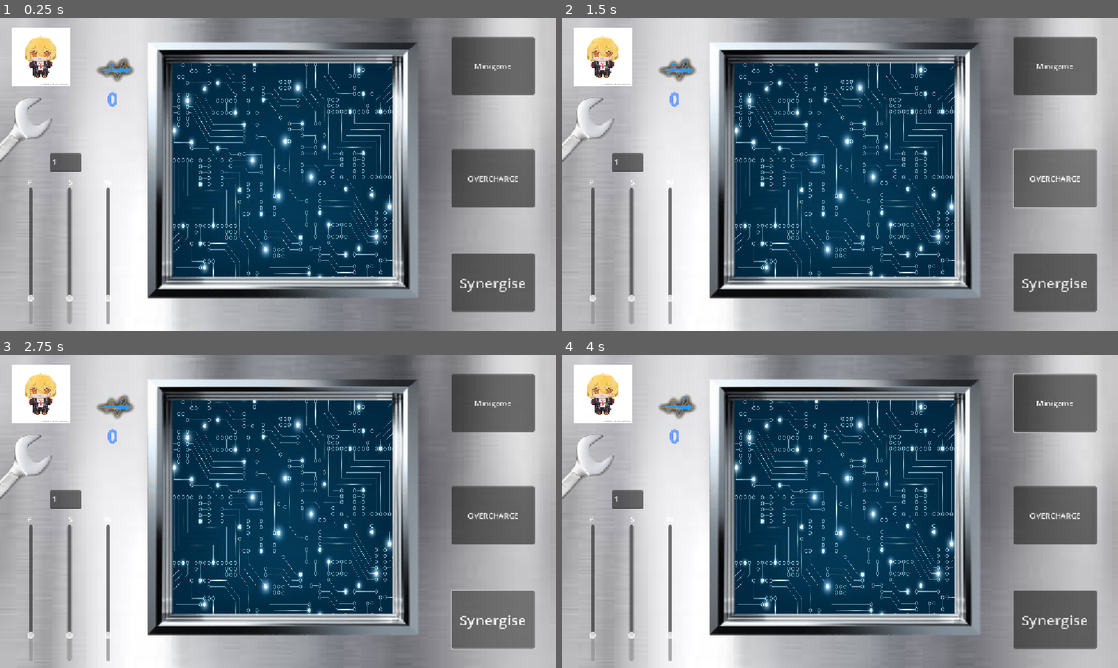
Above: before the commit, frames 1-4 (two rows, left to right).
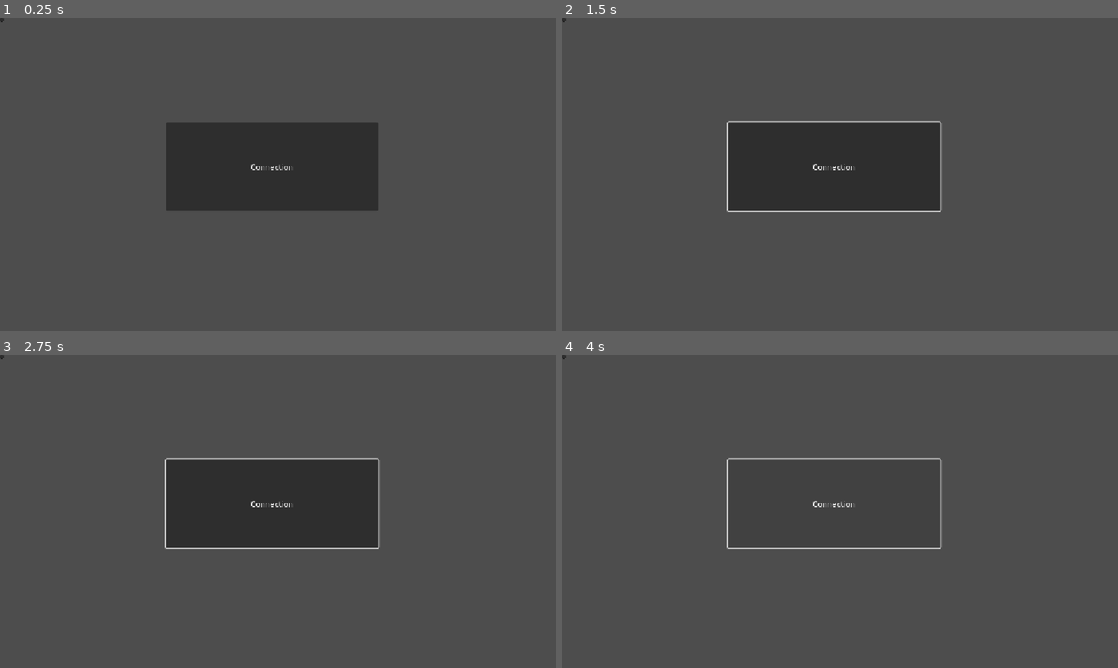
Above: after the commit, the same moments.

Repository: Jon-Anbuckle/EngineerSpaceGame
Game: Godot game, scene res://connection.tscn
Two runs of this game, one before a commit and one after it. Both use one fixed random seed, a clock stepped at 60 frames per second and the inputs below. Before the commit the project starts from res://controlpad.tscn.
Inputs (mouse positions are in pixels of both pictures, inside the frame that each line leads up to; where the layout moved, square brackets give the same spot in the first picture):
- Up to frame 1 (0.25 s): no input
- Up to frame 2 (1.5 s): click (834, 168) [600, 55] at 0.5 s; click (1056, 177) at 1.25 s, where only the run before the commit has a clickable "OVERCHARGE"
- Up to frame 3 (2.75 s): click (494, 621) at 2 s, where only the run before the commit has a clickable "Synergise"
- Up to frame 4 (4 s): click (1056, 401) at 2.75 s, where only the run before the commit has a clickable "Minigame"; click "PRESS" (after the commit: "Connection") at 3.5 s

The runs differ from the first frame. In frame 1, 91% of the frame differs, in the area x 0-100%, y 0-100%; in frame 2, 92%; in frame 3, 93%; in frame 4, 91%.

Commit message:
Add files via upload

Diff:
--- a/client.gd
+++ b/client.gd
@@ -4,11 +4,11 @@
 
 var socket := WebSocketPeer.new()
 
-var host := "ws://10.202.183.53:9876"
+var host := "ws://10.184.1.88:9876"
 var port := "9876"
 var api_version = "0.91"
 var client_type = "godot"
-var role = "engine"
+var role = "engineer"
 var team = "tech"
 
 var connected := false
--- /dev/null
+++ b/connection.gd
@@ -0,0 +1,22 @@
+extends Node2D
+var socket := WebSocketPeer.new()
+var server_ip := "10.184.1.88"
+var role = "engineer"
+var team = "tech"
+var connectionscene = load("res://controlpad.tscn")
+var connectioninstant
+# Called when the node enters the scene tree for the first time.
+func _ready() -> void:
+	pass # Replace with function body.
+
+
+# Called every frame. 'delta' is the elapsed time since the previous frame.
+func _process(delta: float) -> void:
+	pass
+
+
+func _on_button_pressed() -> void:
+	if not global_client_TEngineer.connected:
+		global_client_TEngineer.server_connect(server_ip, role, team)
+		connectioninstant = connectionscene.instantiate()
+		add_child(connectioninstant)
--- /dev/null
+++ b/connection.tscn
@@ -0,0 +1,19 @@
+[gd_scene load_steps=2 format=3 uid="uid://cswr7aui541aa"]
+
+[ext_resource type="Script" uid="uid://cwbk1g5wqcjju" path="res://connection.gd" id="1_glxpn"]
+
+[node name="Node2D" type="Node2D"]
+script = ExtResource("1_glxpn")
+
+[node name="Button" type="Button" parent="."]
+offset_left = 344.0
+offset_top = 216.0
+offset_right = 784.0
+offset_bottom = 400.0
+text = "Connection"
+
+[node name="TextEdit" type="TextEdit" parent="."]
+offset_right = 8.0
+offset_bottom = 8.0
+
+[connection signal="pressed" from="Button" to="." method="_on_button_pressed"]
--- a/controlpad.tscn
+++ b/controlpad.tscn
@@ -2,8 +2,8 @@
 
 [ext_resource type="Script" uid="uid://d1okw6rhai03w" path="res://slider.gd" id="1_gkr5f"]
 [ext_resource type="Texture2D" uid="uid://l807jx4o8ujx" path="res://images (2).jpg" id="2_gbne7"]
-[ext_resource type="Texture2D" uid="uid://oeq7hmqquj75" path="res://12445922.jpg.l_thumbnail.png" id="2_xdxfm"]
 [ext_resource type="Texture2D" uid="uid://p5mk437ba68v" path="res://output-onlinejpgtools (1).png" id="3_gvds2"]
+[ext_resource type="Texture2D" uid="uid://s0cxc7wevgq0" path="res://12445922.jpg.l_thumbnail-removebg-preview.png" id="4_ddalc"]
 [ext_resource type="Texture2D" uid="uid://bclki6sshnrti" path="res://combination_wrench_not_size__82217.1633978636_678x700.webp" id="5_buhp3"]
 [ext_resource type="Texture2D" uid="uid://70xehfnjjrlq" path="res://abstract-futuristic-circuit-board-on-dark-blue-background-digital-technology-concept-vector.jpg" id="6_j2lly"]
 [ext_resource type="Texture2D" uid="uid://djp8uva8aepcs" path="res://3d-square-metal-frame-on-a-transparent-background-png.png" id="7_ddalc"]
@@ -96,7 +96,7 @@
 offset_bottom = 210.0
 scale = Vector2(0.6, 0.6)
 action_mode = 0
-icon = ExtResource("2_xdxfm")
+icon = ExtResource("4_ddalc")
 flat = true
 
 [node name="Label" type="Label" parent="Control"]
@@ -134,17 +134,17 @@
 text = "Minigame"
 
 [node name="Charge" type="Label" parent="."]
-offset_left = 222.0
-offset_top = 139.0
-offset_right = 262.0
-offset_bottom = 194.0
+offset_left = 259.5
+offset_top = 80.0
+offset_right = 299.5
+offset_bottom = 135.0
 theme_override_colors/font_color = Color(0.4497835, 0.6453864, 1, 1)
 theme_override_colors/font_outline_color = Color(0.2292062, 0.49821734, 0.999991, 1)
 theme_override_constants/outline_size = 4
 theme_override_font_sizes/font_size = 40
 
 [node name="OutputOnlinejpgtools(1)" type="Sprite2D" parent="."]
-position = Vector2(238.25, 107.125)
+position = Vector2(217.75, 107.125)
 scale = Vector2(0.38269225, 0.3621134)
 texture = ExtResource("3_gvds2")
 
--- a/minigame.gd
+++ b/minigame.gd
@@ -3,27 +3,30 @@
 @onready var DBDtimer = $Timer
 @onready var my_scene_root = get_node("res://minigame.tscn")
 @onready var minstant = get_node("res://slider.gd")
+
 func _ready() -> void:
 	visible = true
 	DBDtimer.start()
 	pass
 
-var detected = false
-
+var detected_small = false
+var detected_big = false
 
 func _on_area_2d_area_entered(_area: Area2D) -> void:
-	detected = true
+	detected_big = true
 	print("8")
 
 
 
 func _on_area_2d_area_exited(_area: Area2D) -> void:
-	detected = false
+	detected_big = false
 	print("0")
 
 func _on_button_button_down() -> void:
-	if detected:
-		get_parent().charge += 10
+	if detected_big:
+		get_parent().charge += 2
+	elif detected_small:
+		get_parent().charge += 1
 	else:
 		print("10")
 	get_parent().minigame_status = false
@@ -33,3 +36,13 @@
 func _on_timer_timeout() -> void:
 	get_parent().minigame_status = false
 	queue_free()
+
+
+func _on_little_area_area_entered(_area: Area2D) -> void:
+	detected_small = true
+	print("17")
+
+
+func _on_little_area_area_exited(_area: Area2D) -> void:
+	detected_small = false
+	print("18")
--- a/minigame.tscn
+++ b/minigame.tscn
@@ -44,13 +44,44 @@
 [node name="Polygon2D3" type="Polygon2D" parent="Node2D2"]
 position = Vector2(-1.5258789e-05, 185.53833)
 rotation = -2.2549653
+color = Color(0, 0.5254902, 1, 1)
 offset = Vector2(-700.63403, -384)
 polygon = PackedVector2Array(679.5384, 390.61536, 697.07684, 404.46152, 722, 376, 703.5384, 362.92307)
 
-[node name="Area2D" type="Area2D" parent="Node2D2/Polygon2D3"]
+[node name="BigArea" type="Area2D" parent="Node2D2/Polygon2D3"]
 position = Vector2(1.8461323, -1.8461132)
 
-[node name="CollisionShape2D" type="CollisionShape2D" parent="Node2D2/Polygon2D3/Area2D"]
+[node name="CollisionShape2D" type="CollisionShape2D" parent="Node2D2/Polygon2D3/BigArea"]
+position = Vector2(-1.8461239, 1.846122)
+rotation = 2.2165682
+shape = SubResource("RectangleShape2D_oemwr")
+
+[node name="Polygon2D4" type="Polygon2D" parent="Node2D2"]
+position = Vector2(-35.99997, 182.7691)
+rotation = -5.2028265
+color = Color(0.13333334, 1, 1, 1)
+offset = Vector2(-700.63403, -384)
+polygon = PackedVector2Array(679.5384, 390.61536, 697.07684, 404.46152, 722, 376, 703.5384, 362.92307)
+
+[node name="LittleArea" type="Area2D" parent="Node2D2/Polygon2D4"]
+position = Vector2(1.8461323, -1.8461132)
+
+[node name="LittleArea" type="CollisionShape2D" parent="Node2D2/Polygon2D4/LittleArea"]
+position = Vector2(-1.8461239, 1.846122)
+rotation = 2.2165682
+shape = SubResource("RectangleShape2D_oemwr")
+
+[node name="Polygon2D5" type="Polygon2D" parent="Node2D2"]
+position = Vector2(37.846092, 186.46141)
+rotation = -2.2549653
+color = Color(0.13333334, 1, 1, 1)
+offset = Vector2(-700.63403, -384)
+polygon = PackedVector2Array(679.5384, 390.61536, 697.07684, 404.46152, 722, 376, 703.5384, 362.92307)
+
+[node name="LittleArea" type="Area2D" parent="Node2D2/Polygon2D5"]
+position = Vector2(1.8461323, -1.8461132)
+
+[node name="CollisionShape2D" type="CollisionShape2D" parent="Node2D2/Polygon2D5/LittleArea"]
 position = Vector2(-1.8461239, 1.846122)
 rotation = 2.2165682
 shape = SubResource("RectangleShape2D_oemwr")
@@ -76,6 +107,10 @@
 autostart = true
 
 [connection signal="button_down" from="Button" to="." method="_on_button_button_down"]
-[connection signal="area_entered" from="Node2D2/Polygon2D3/Area2D" to="." method="_on_area_2d_area_entered"]
-[connection signal="area_exited" from="Node2D2/Polygon2D3/Area2D" to="." method="_on_area_2d_area_exited"]
+[connection signal="area_entered" from="Node2D2/Polygon2D3/BigArea" to="." method="_on_area_2d_area_entered"]
+[connection signal="area_exited" from="Node2D2/Polygon2D3/BigArea" to="." method="_on_area_2d_area_exited"]
+[connection signal="area_entered" from="Node2D2/Polygon2D4/LittleArea" to="." method="_on_little_area_area_entered"]
+[connection signal="area_exited" from="Node2D2/Polygon2D4/LittleArea" to="." method="_on_little_area_area_exited"]
+[connection signal="area_entered" from="Node2D2/Polygon2D5/LittleArea" to="." method="_on_little_area_area_entered"]
+[connection signal="area_exited" from="Node2D2/Polygon2D5/LittleArea" to="." method="_on_little_area_area_exited"]
 [connection signal="timeout" from="Timer" to="." method="_on_timer_timeout"]
--- a/project.godot
+++ b/project.godot
@@ -10,8 +10,8 @@
 
 [application]
 
-config/name="TechEngineer"
-run/main_scene="uid://cfhqtytwiylgd"
+config/name="New Game Project"
+run/main_scene="uid://cswr7aui541aa"
 config/features=PackedStringArray("4.5", "Forward Plus")
 config/icon="res://icon.svg"
 
--- a/slider.gd
+++ b/slider.gd
@@ -3,7 +3,7 @@
 
 
 #Change these variables as needed
-var server_ip := "10.202.183.53"
+var server_ip := "10.184.1.88"
 var role := "engineer"
 var team := "tech"
 var minigame_status = false
@@ -24,9 +24,12 @@
 		$Control/Power_Supply.text = str(global_client_TEngineer.ship["available_power"])
 	$Charge.text = str(charge)
 	if immobalized == true:
-		await get_tree().create_timer(10.0).timeout
+		await get_tree().create_timer(4.0).timeout
 		immobalized = false
 		print("Back in action!")
+
+	if not global_client_TEngineer.connected:
+		queue_free()
 func _exit_tree() -> void:
 	socket.close()
 
@@ -83,8 +86,8 @@
 		$Control/Pilot.value = global_client_TEngineer.ship["pilot_power"]
 
 
-func _on_button_pressed() -> void:
-	global_client_TEngineer.server_connect(server_ip, role, team)
+#func _on_button_pressed() -> void:
+	#global_client_TEngineer.server_connect(server_ip, role, team)
 
 
 func _on_button_2_pressed() -> void:
Binary file added: 12445922.jpg.l_thumbnail-removebg-preview.png
Not shown, added: 12445922.jpg.l_thumbnail-removebg-preview.png.import
Not shown, added: connection.gd.uid
